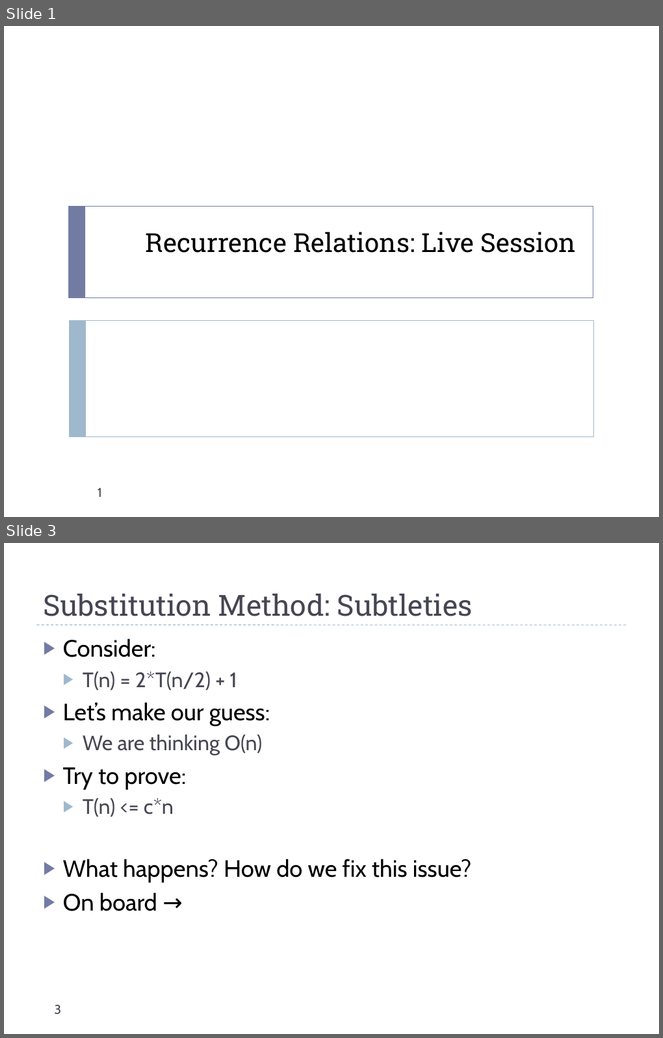
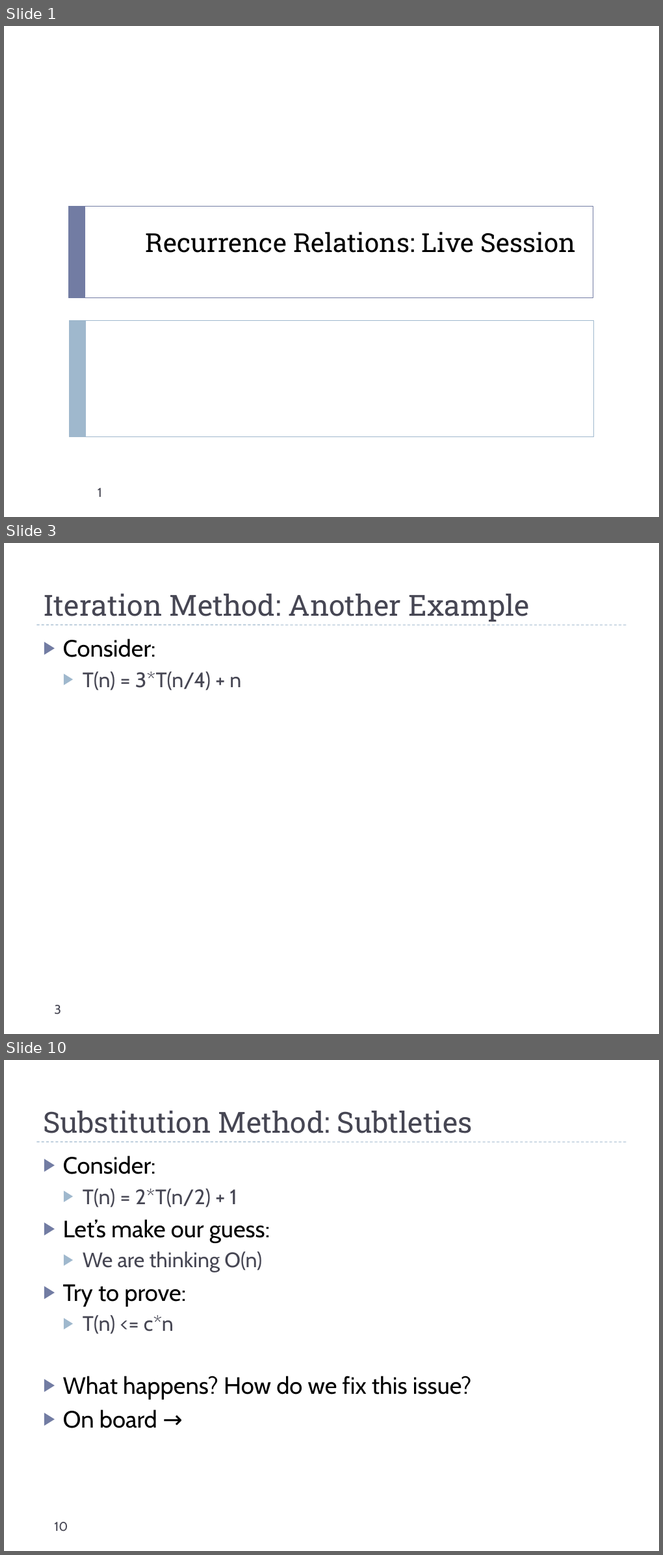
Before and after one commit to uva-cs/cs4102-f21, a slide deck: slides/recurrences_live.pptx. Shown one above the other, each under a label of ours: slides 1 and 3 before the commit, slides 1, 3 and 10 after it; the slides between them are not shown. The pictures are 663x1038 and 663x1555 pixels, drawn with LibreOffice and Linux fonts; fonts in the diff are those of the drawing. Boxes give left, top, right and bottom in pixels: in the first picture for what was removed or moved away, otherwise in the second. Text is boxed around its words. In the diff, an @@ line names an element or a change of style, - is before the commit and + after.

```diff
--- a/slides/recurrences_live.pptx
+++ b/slides/recurrences_live.pptx
@@ slide 3 added at [4,543,659,1034], background #FFFFFF; not listed: 1 template element that a slide beside it also shows @@
@@ title added at [43,594,529,622], 32 pt, text #464653 @@
+Iteration Method: Another Example
@@ text added at [63,639,241,691], 23 pt, text #464653 @@
+▶ Consider:
+  ▶ T(n) = 3*T(n/4) + n
@@ page number added at [54,1005,61,1015], 14 pt, text #464653 @@
+3
@@ what was slide 3 is now slide 10 @@
@@ page number at [54,1522,68,1532]: text changed @@
-3
+10
```
Also in this commit, not shown: 3 slides changed, 12 other slides added, 1 slide removed, 1 other file.
